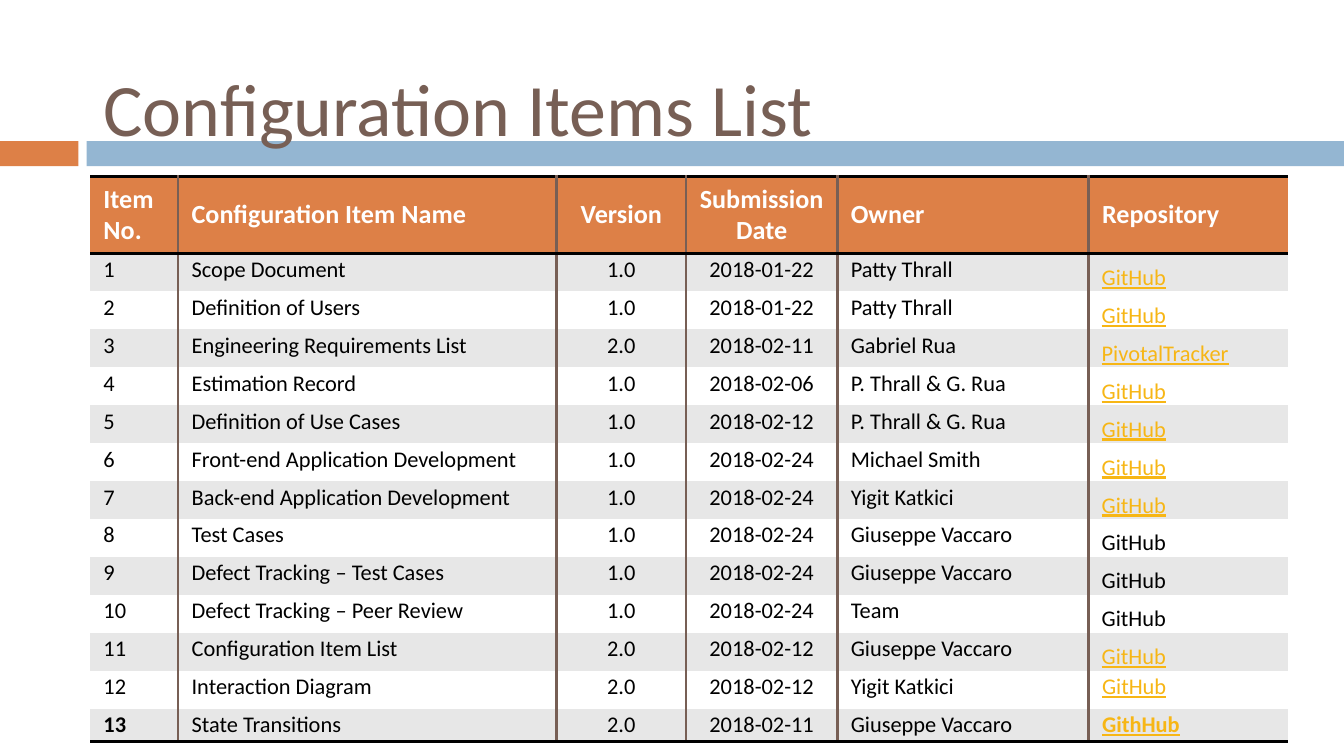
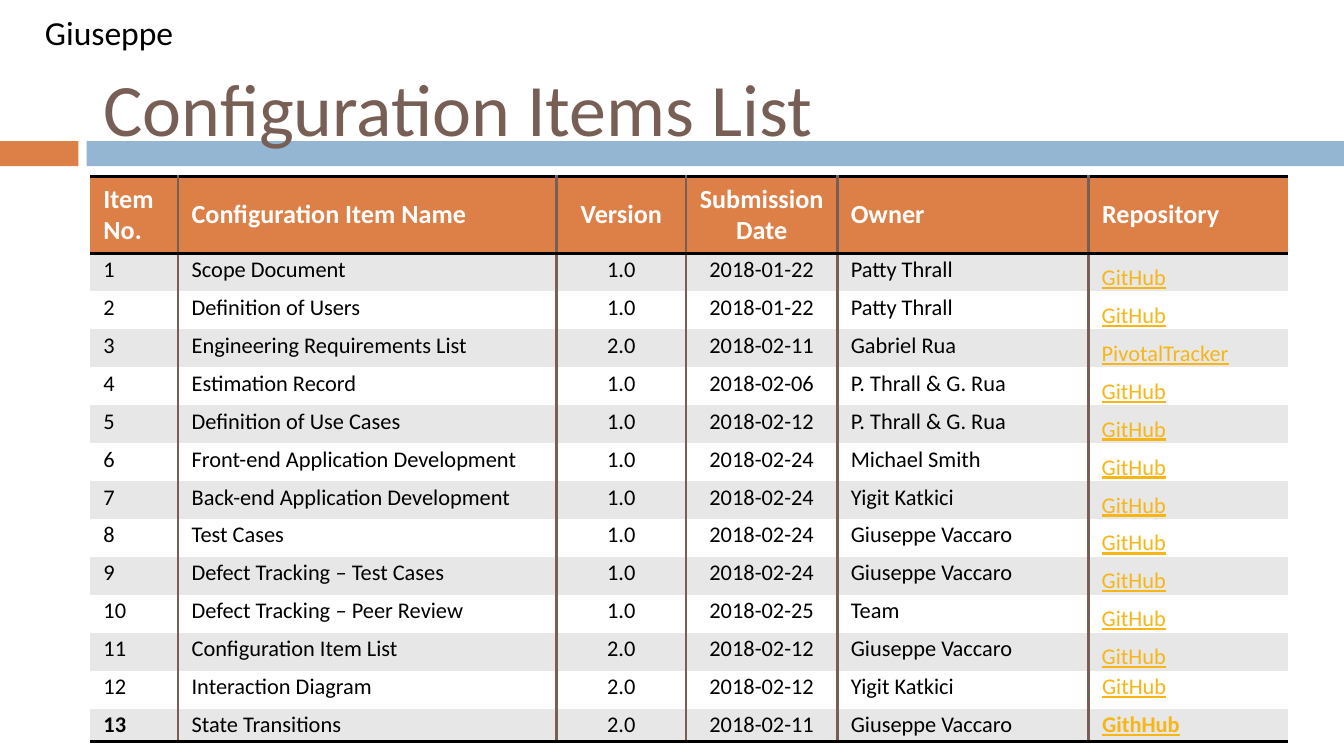
Before and after one commit to gvaccaro21/CS633---Term-Project, a slide deck: slide 7 of Final Presenation/CS_633_Zac3_term_project_report_FINAL_draft.pptx (slide 14 before the commit). Drawn at 1344x756 pixels with LibreOffice and Linux fonts; fonts in the diff are those of the drawing; background and template pictures are left out. Boxes give left, top, right and bottom in pixels: in the first picture for what was removed or moved away, otherwise in the second. Text is boxed around its words. In the diff, an @@ line names an element or a change of style, - is before the commit and + after.

```diff
--- a/Final Presenation/CS_633_Zac3_term_project_report_FINAL_draft.pptx
+++ b/Final Presenation/CS_633_Zac3_term_project_report_FINAL_draft.pptx
@@ text added at [45, 22, 173, 51], 18 pt, text #000000 @@
+Giuseppe
@@ table at [90, 176, 1290, 741] @@
-row 11, column 4: 2018-02-24
+row 11, column 4: 2018-02-25
@@ text colour #000000 to #F7B615, underline on in "GitHub", "GitHub", "GitHub" @@
```
Also in this commit, not shown: 32 other slides changed, 6 slides added, 3 slides removed.
